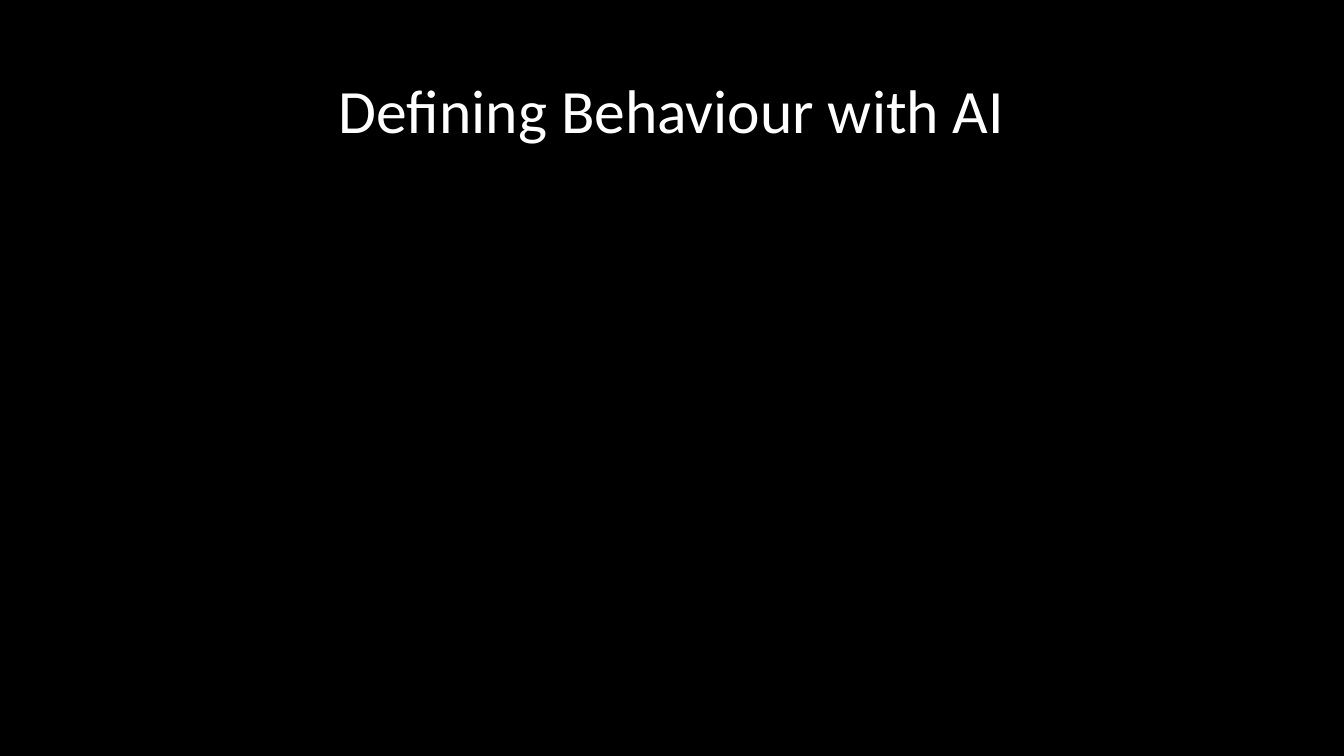
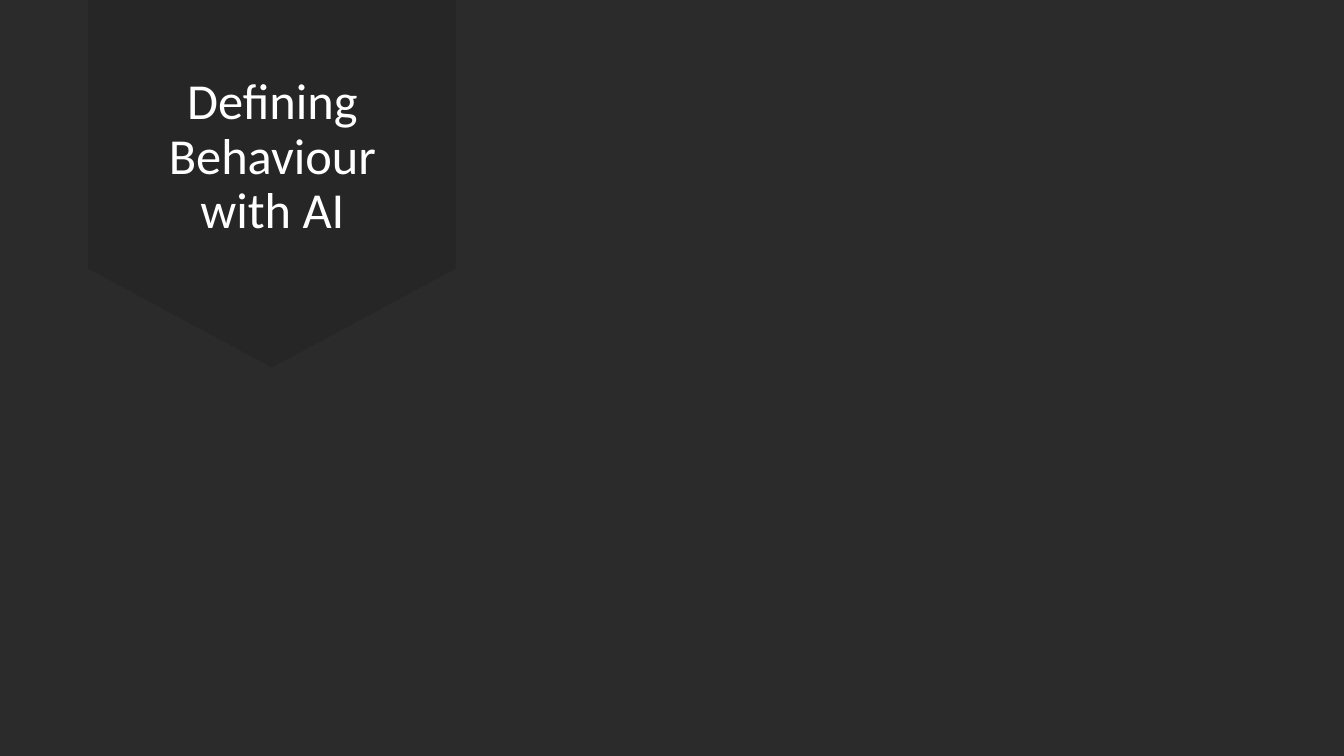
Before and after one commit to rndmized/AI-in-gaming-research, a slide deck: slide 11 of Presentation/AI in Video Games.pptx. Drawn at 1344x756 pixels with LibreOffice and Linux fonts; fonts in the diff are those of the drawing; background and template pictures are left out; a plain dark background stands for a picture behind light text. Boxes give left, top, right and bottom in pixels: in the first picture for what was removed or moved away, otherwise in the second. Text is boxed around its words. In the diff, an @@ line names an element or a change of style, - is before the commit and + after.

```diff
--- a/Presentation/AI in Video Games.pptx
+++ b/Presentation/AI in Video Games.pptx
@@ background #000000 to picture (left out) @@
@@ down arrow added at box(89, 0, 457, 367), fill #262626 @@
@@ title "Defining Behaviour with AI": place and size @@
-title "Defining Behaviour with AI" at box(339, 90, 1004, 144)
+title "Defining Behaviour with AI" at box(169, 84, 376, 229)
@@ title "Defining Behaviour with AI" at box(169, 84, 376, 229): size 44 to 36 pt @@
```
Also in this commit, not shown: 6 other slides changed, 9 other files.
